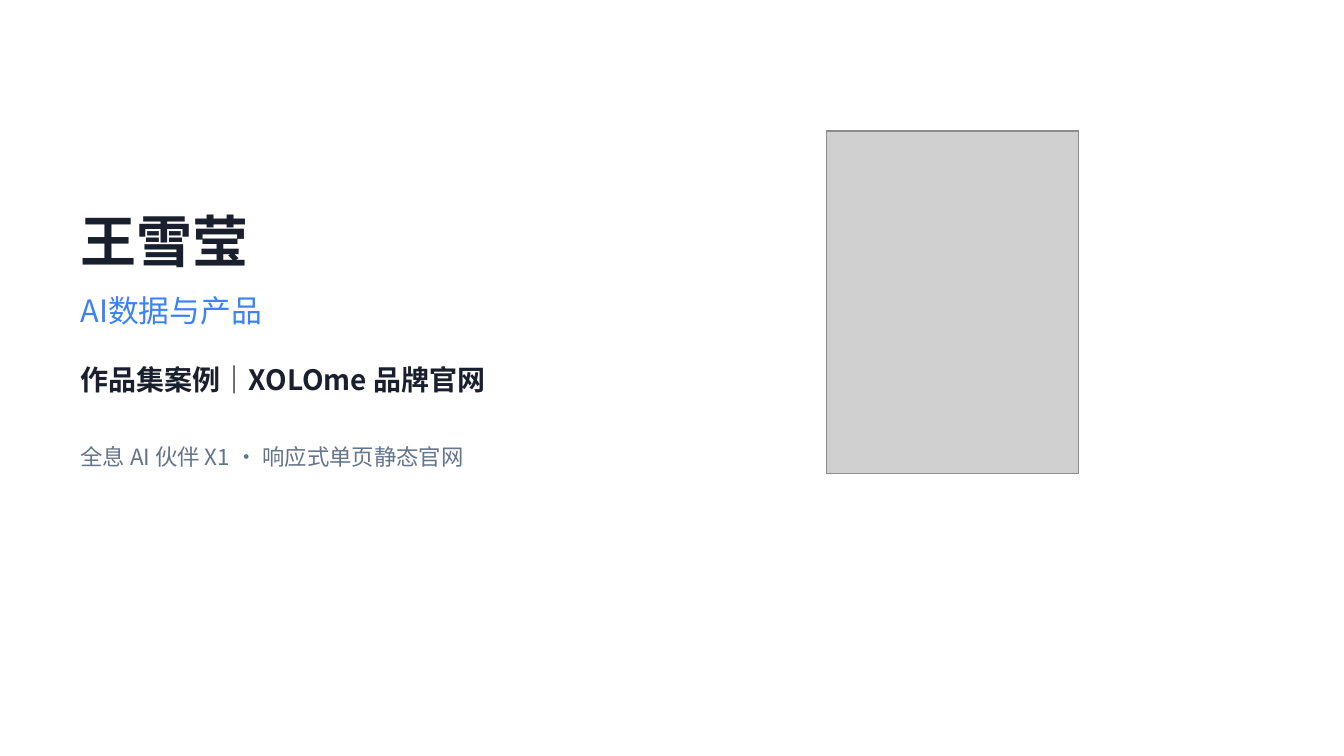
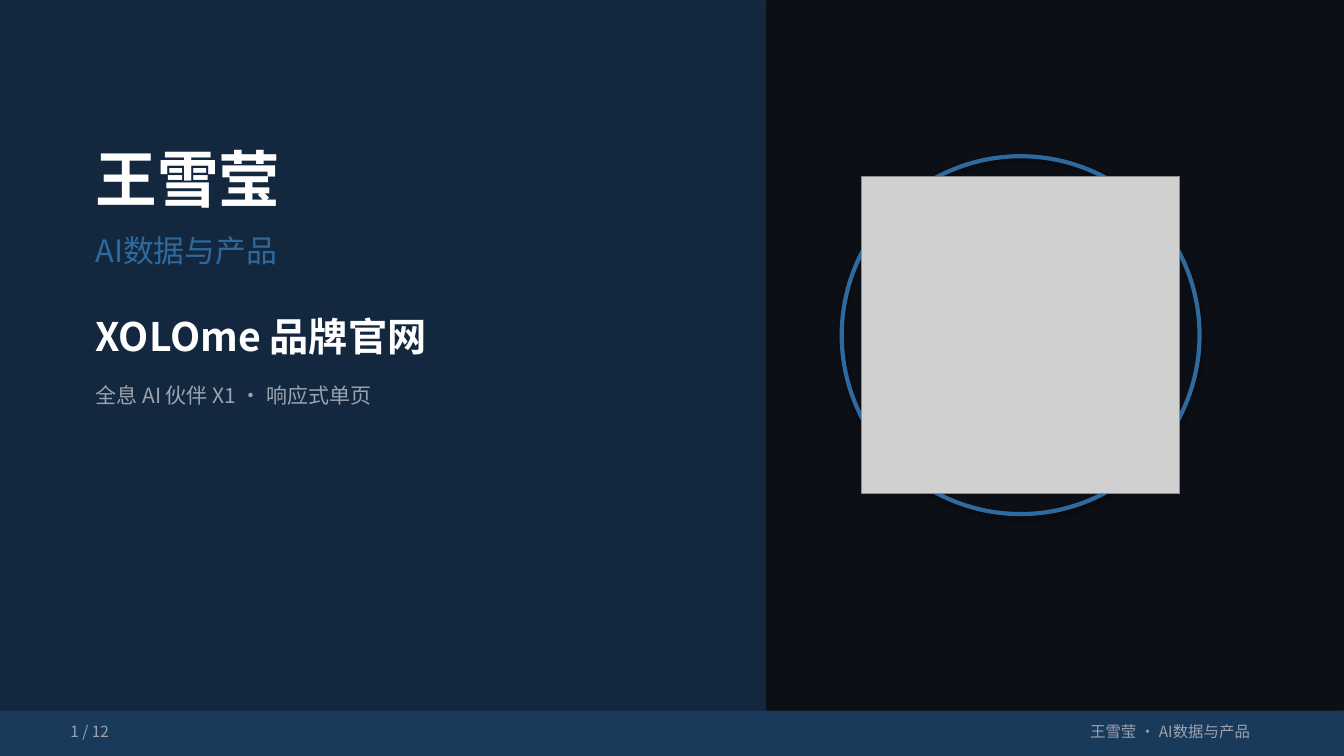
Before and after one commit to HSDCT1230/hsdct, a slide deck: slide 1 of portfolio/xolome-portfolio.pptx. Drawn at 1344x756 pixels with LibreOffice and Linux fonts; fonts in the diff are those of the drawing; grey boxes stand for pictures; background and template pictures are left out; a plain dark background stands for a picture behind light text. Boxes give left, top, right and bottom in pixels: in the first picture for what was removed or moved away, otherwise in the second. Text is boxed around its words. In the diff, an @@ line names an element or a change of style, - is before the commit and + after.

```diff
--- a/portfolio/xolome-portfolio.pptx
+++ b/portfolio/xolome-portfolio.pptx
@@ background #FFFFFF to picture (left out) @@
@@ rectangle added at (x1=0, y1=0, x2=1344, y2=756), fill #0D1117 @@
@@ rectangle added at (x1=0, y1=0, x2=1344, y2=756), fill #0D1117 at 78% opacity @@
@@ rectangle added at (x1=0, y1=0, x2=766, y2=756), fill #1A3A5C at 62% opacity @@
@@ text "王雪莹" moved from (x1=80, y1=214, x2=248, y2=268) to (x1=96, y1=149, x2=281, y2=208) @@
@@ text "王雪莹" at (x1=96, y1=149, x2=281, y2=208): size 40 to 44 pt, text colour #1A1F2E to #FFFFFF; more space between paragraphs @@
@@ ellipse added at (x1=842, y1=156, x2=1200, y2=514), outline #2E6A9E 3 pt @@
@@ picture resized from (x1=827, y1=131, x2=1079, y2=474) to (x1=862, y1=176, x2=1180, y2=494) @@
@@ text "AI数据与产品" moved from (x1=80, y1=296, x2=261, y2=325) to (x1=96, y1=236, x2=277, y2=265) @@
@@ text "AI数据与产品" at (x1=96, y1=236, x2=277, y2=265): text colour #3B82F6 to #2E6A9E; more space between paragraphs @@
@@ text at (x1=96, y1=317, x2=427, y2=355): text changed; size 20 to 28 pt; text colour #1A1F2E to #FFFFFF @@
-作品集案例｜XOLOme 品牌官网
+XOLOme 品牌官网
@@ text at (x1=96, y1=385, x2=372, y2=405): text changed; size 16 to 15 pt; text colour #64748B to #9CA3AF @@
-全息 AI 伙伴 X1 · 响应式单页静态官网
+全息 AI 伙伴 X1 · 响应式单页
@@ rectangle added at (x1=0, y1=711, x2=1344, y2=756), fill #1A3A5C @@
@@ text added at (x1=70, y1=725, x2=109, y2=737), 11 pt, text #9CA3AF @@
+1 / 12
@@ text added at (x1=1090, y1=724, x2=1250, y2=738), 11 pt, text #9CA3AF @@
+王雪莹 · AI数据与产品
```
Also in this commit, not shown: 10 other slides changed, 1 slide added, 1 slide removed, 1 other file.
